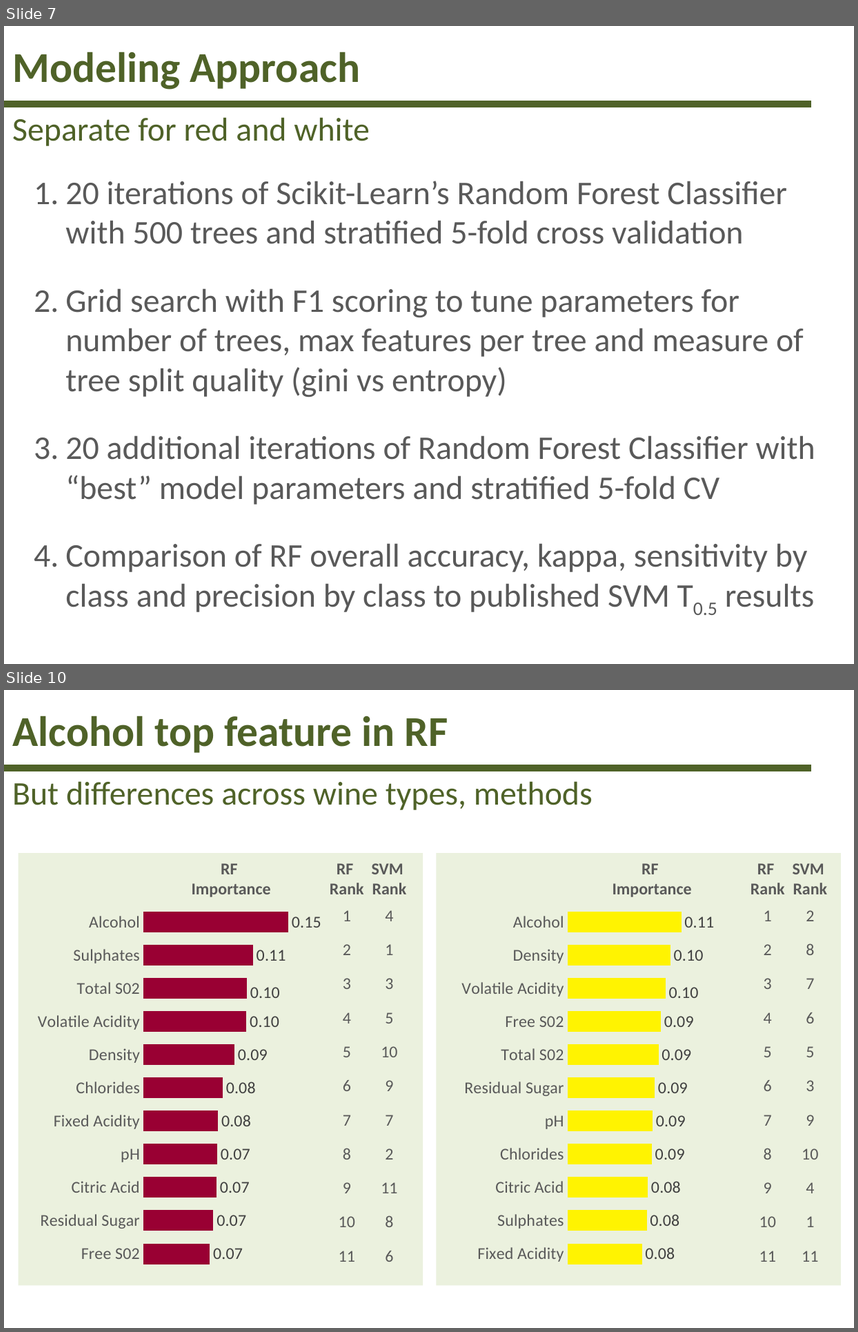
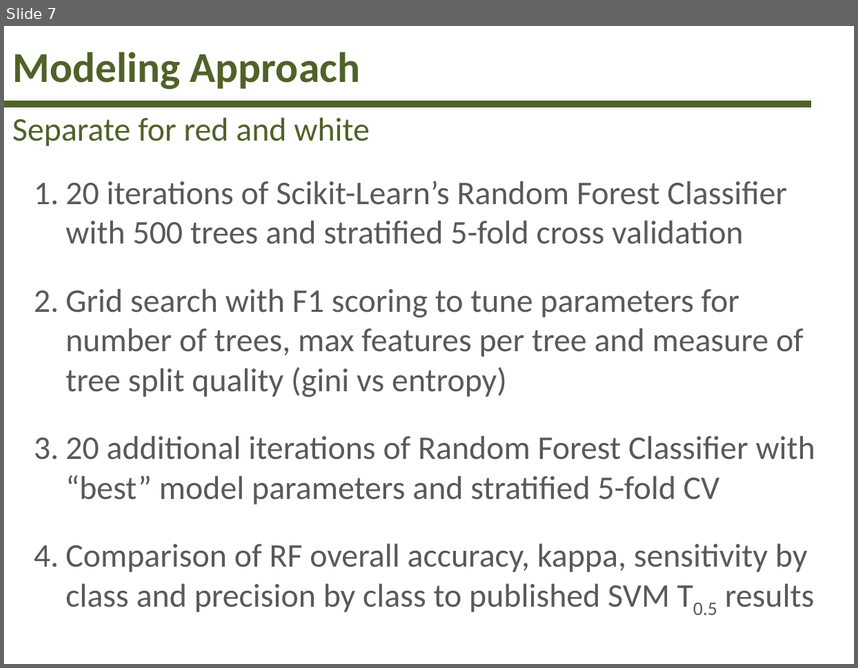
Before and after one commit to bbalin12/DAT5_BOS_students, a slide deck: mmcgoldr/Project/mmcgoldr_project_presentation.pptx. Shown one above the other, each under a label of ours: slides 7 and 10 before the commit, slide 7 after it; the slides between them are not shown. The pictures are 858x1332 and 858x668 pixels, drawn with LibreOffice and Linux fonts; fonts in the diff are those of the drawing. Boxes give left, top, right and bottom in pixels: in the first picture for what was removed or moved away, otherwise in the second. Text is boxed around its words. In the diff, an @@ line names an element or a change of style, - is before the commit and + after.

```diff
--- a/mmcgoldr/Project/mmcgoldr_project_presentation.pptx
+++ b/mmcgoldr/Project/mmcgoldr_project_presentation.pptx
@@ slide 10 removed at [4,690,854,1328], background #FFFFFF @@
@@ title removed at [12,716,448,753] @@
-Alcohol top feature in RF
@@ line removed from (4, 768) to (811, 768) @@
@@ text removed at [12,781,593,810] @@
-But differences across wine types, methods
@@ rectangle removed at [18,854,423,1285] @@
@@ rectangle removed at [436,854,840,1285] @@
@@ table removed at [136,859,410,1273], 12 rows, 3 columns @@
-RF Importance | RF Rank | SVM Rank
- | 1 | 4
- | 2 | 1
- | 3 | 3
- | 4 | 5
- | 5 | 10
- | 6 | 9
- | 7 | 7
- | 8 | 2
- | 9 | 11
- | 10 | 8
- | 11 | 6
@@ table removed at [557,859,831,1273], 12 rows, 3 columns @@
-RF Importance | RF Rank | SVM Rank
- | 1 | 2
- | 2 | 8
- | 3 | 7
- | 4 | 6
- | 5 | 5
- | 6 | 3
- | 7 | 9
- | 8 | 10
- | 9 | 4
- | 10 | 1
- | 11 | 11
@@ bar chart removed at [19,888,341,1277] @@
-categories: Alcohol, Sulphates, Total S02, Volatile Acidity, Density, Chlorides, Fixed Acidity, pH, Citric Acid, Residual Sugar, Free S02
-Series 1: 0.15, 0.11, 0.1, 0.1, 0.09, 0.08, 0.08, 0.07, 0.07, 0.07, 0.07
@@ bar chart removed at [444,888,766,1277] @@
-categories: Alcohol, Density, Volatile Acidity, Free S02, Total S02, Residual Sugar, pH, Chlorides, Citric Acid, Sulphates, Fixed Acidity
-Series 1: 0.11, 0.1, 0.1, 0.09, 0.09, 0.09, 0.09, 0.09, 0.08, 0.08, 0.08
```
Also in this commit, not shown: 3 other files.
